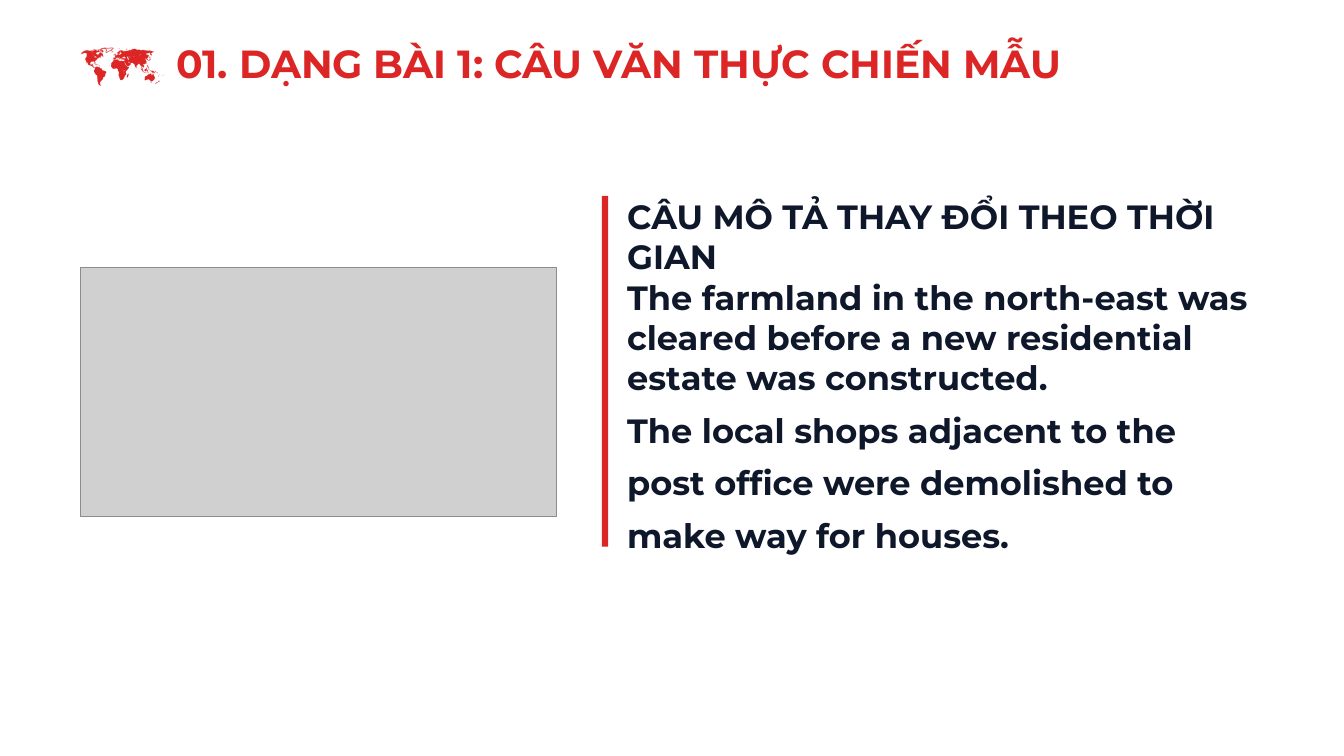
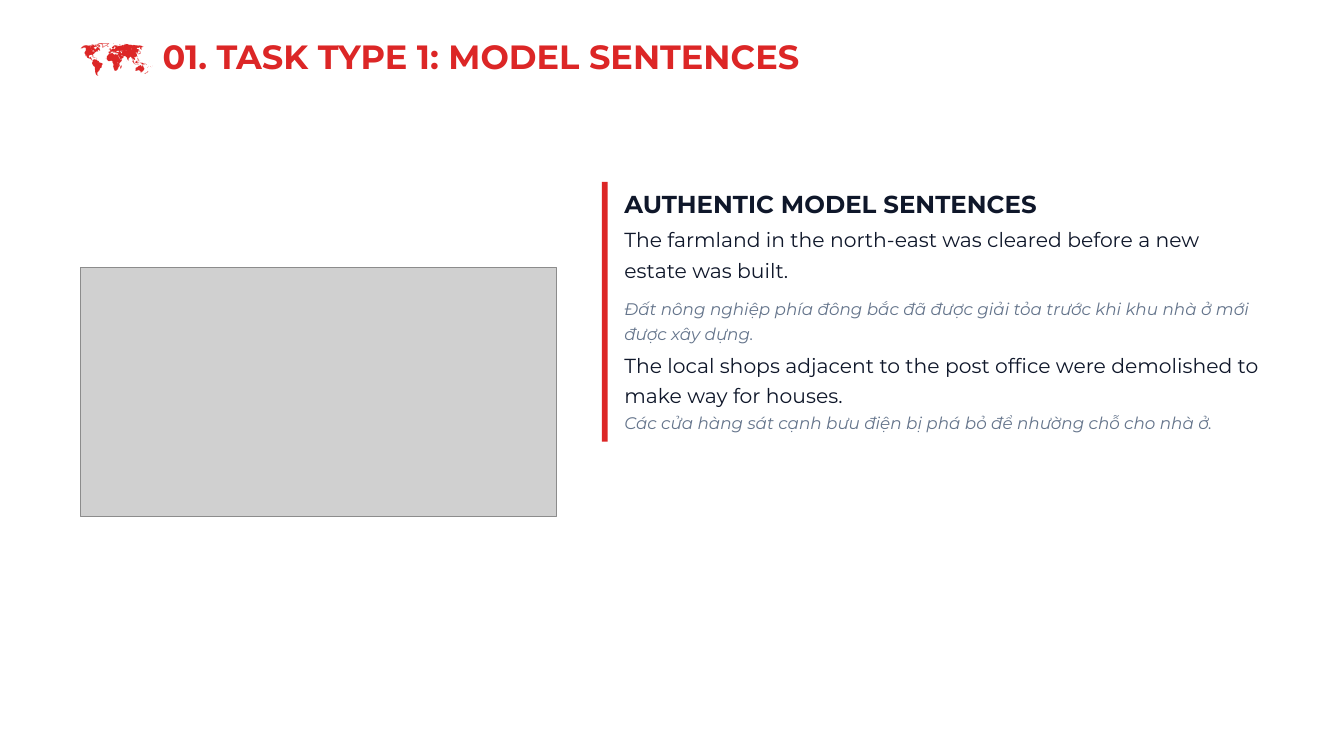
Before and after one commit to snowflake-vibing/KnowledgeLibrary, a slide deck: slide 2 of IELTS/07_YouTube_Studio/01_Slides_Writing_Task1_Map.pptx. Drawn at 1344x756 pixels with LibreOffice and Linux fonts; fonts in the diff are those of the drawing; grey boxes stand for pictures. Boxes give left, top, right and bottom in pixels: in the first picture for what was removed or moved away, otherwise in the second. Text is boxed around its words. In the diff, an @@ line names an element or a change of style, - is before the commit and + after.

```diff
--- a/IELTS/07_YouTube_Studio/01_Slides_Writing_Task1_Map.pptx
+++ b/IELTS/07_YouTube_Studio/01_Slides_Writing_Task1_Map.pptx
@@ text at <box>163,45,799,70</box>: text changed; size 28 to 24 pt @@
-🗺️ 01. DẠNG BÀI 1: CÂU VĂN THỰC CHIẾN MẪU
+🗺️ 01. TASK TYPE 1: MODEL SENTENCES
@@ rectangle: place and size @@
-rectangle at <box>602,196,608,546</box>
+rectangle at <box>602,182,608,443</box>
@@ text at <box>624,195,1259,433</box>: text changed; size 20 to 14.5 pt; bold off; italic off @@
-CÂU MÔ TẢ THAY ĐỔI THEO THỜI GIAN
-The farmland in the north-east was cleared before a new residential estate was constructed.
-The local shops adjacent to the post office were demolished to make way for houses.
+AUTHENTIC MODEL SENTENCES
+The farmland in the north-east was cleared before a new estate was built.
+Đất nông nghiệp phía đông bắc đã được giải tỏa trước khi khu nhà ở mới được xây dựng.
+The local shops adjacent to the post office were demolished to make way for houses.
+Các cửa hàng sát cạnh bưu điện bị phá bỏ để nhường chỗ cho nhà ở.
```
Also in this commit, not shown: 29 other slides changed, 11 slides added, 11 slides removed, 8 other files.
